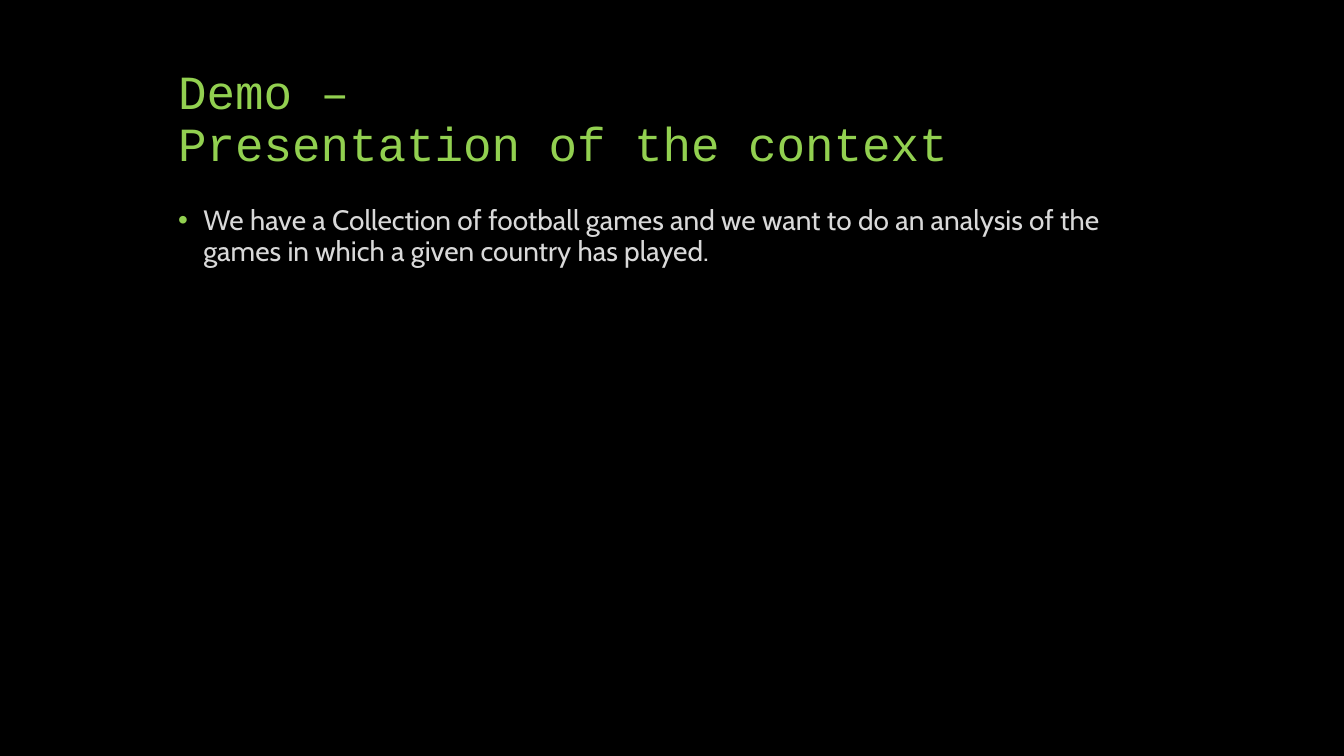
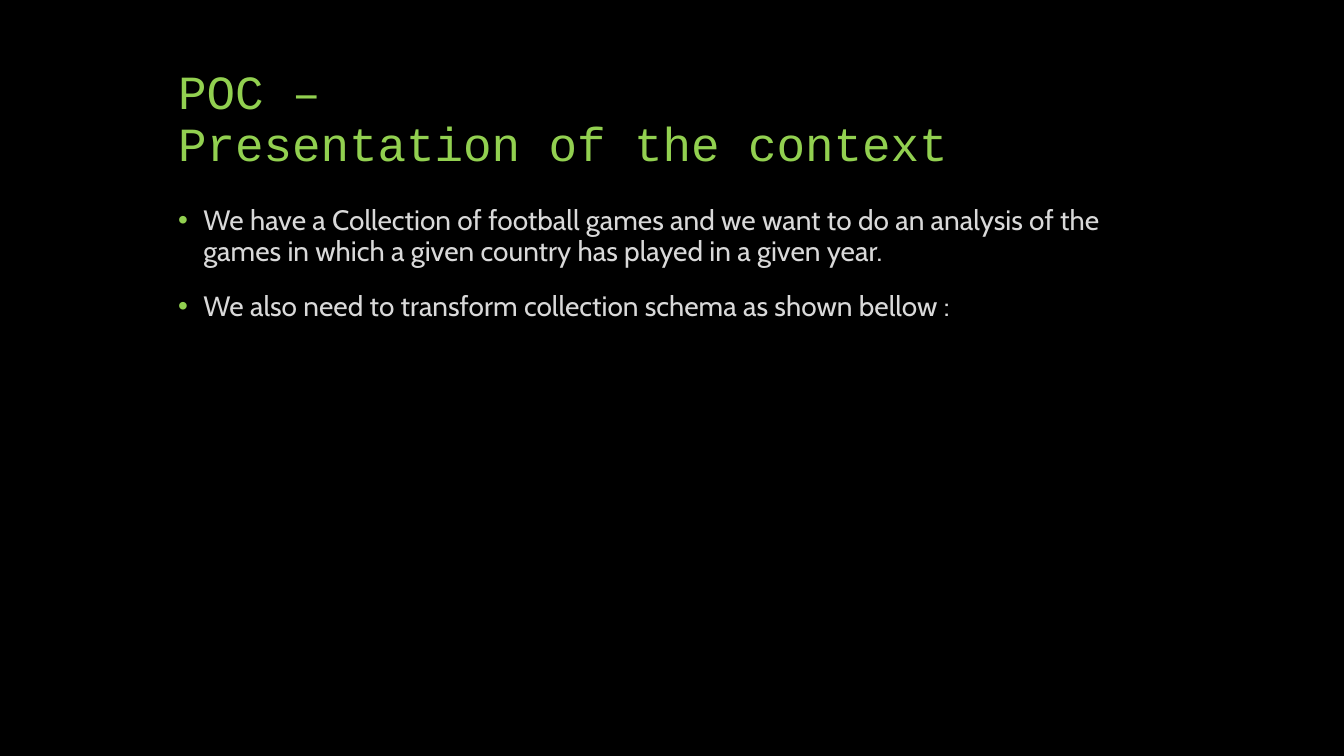
Before and after one commit to derrickrose/big-data-aws-demo, a slide deck: slide 11 of files/Big Data on AWS.pptx (slide 9 before the commit). Drawn at 1344x756 pixels with LibreOffice and Linux fonts; fonts in the diff are those of the drawing. Boxes give left, top, right and bottom in pixels: in the first picture for what was removed or moved away, otherwise in the second. Text is boxed around its words. In the diff, an @@ line names an element or a change of style, - is before the commit and + after.

```diff
--- a/files/Big Data on AWS.pptx
+++ b/files/Big Data on AWS.pptx
@@ title at (x1=178, y1=77, x2=948, y2=162): text changed @@
-Demo –
-Presentation of the context
+POC –
+Presentation of the context
@@ text at (x1=203, y1=209, x2=1099, y2=317): text changed @@
-• We have a Collection of football games and we want to do an analysis of the games in which a given country has played.
+• We have a Collection of football games and we want to do an analysis of the games in which a given country has played in a given year.
+• We also need to transform collection schema as shown bellow :
```
Also in this commit, not shown: 4 other slides changed, 2 slides added.
